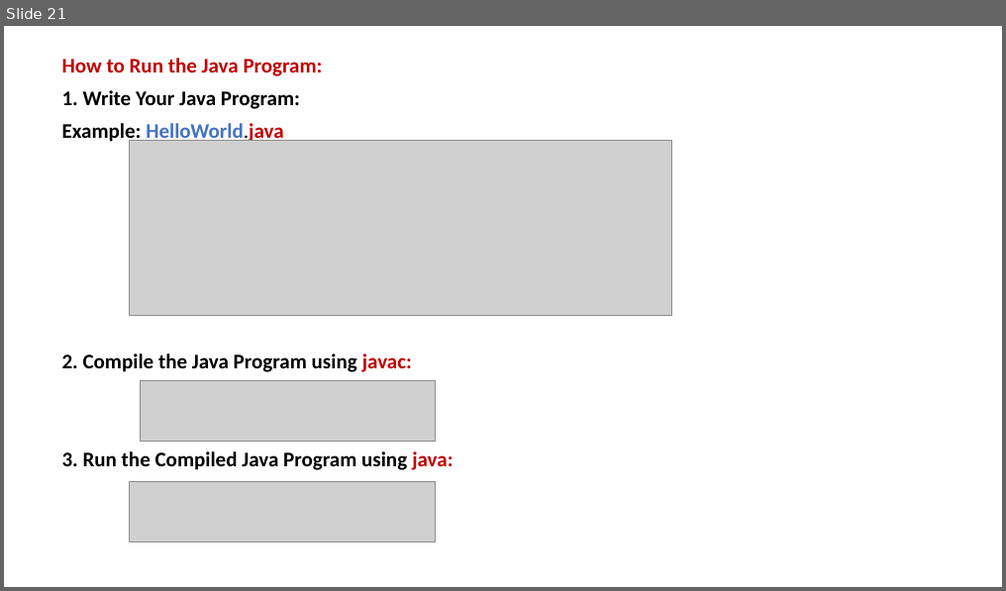
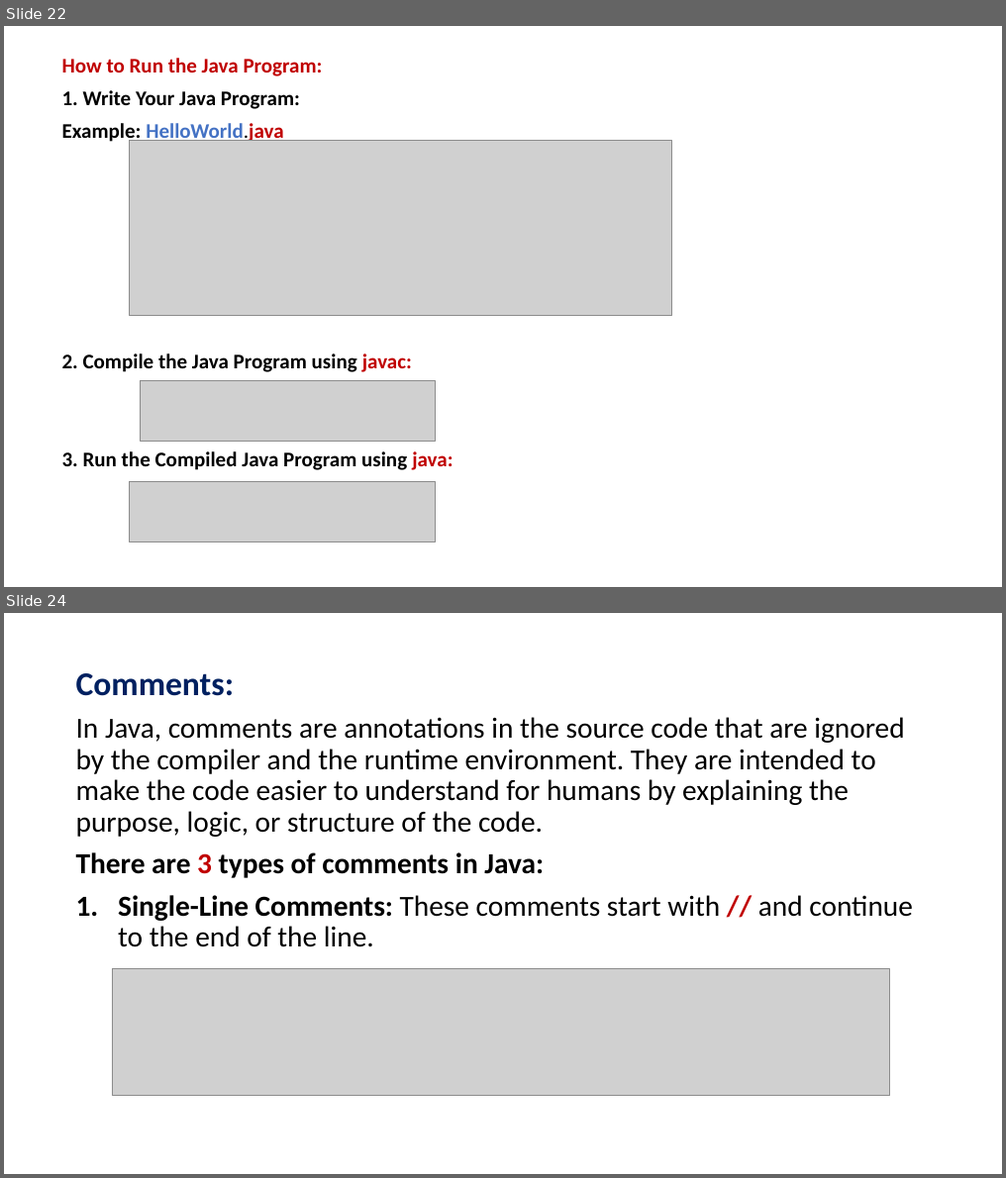
Before and after one commit to PRAMOD-VISHNU-NAIK/MCA-2nd-Sem-Shridevi-College, a slide deck: Theory Class-Notes/Java MCA-2.pptx. Shown one above the other, each under a label of ours: slide 21 before the commit, slides 22 and 24 after it; the slides between them are not shown. The pictures are 1006x591 and 1006x1178 pixels, drawn with LibreOffice and Linux fonts; fonts in the diff are those of the drawing; grey boxes stand for pictures. Boxes give left, top, right and bottom in pixels: in the first picture for what was removed or moved away, otherwise in the second. Text is boxed around its words. In the diff, an @@ line names an element or a change of style, - is before the commit and + after.

```diff
--- a/Theory Class-Notes/Java MCA-2.pptx
+++ b/Theory Class-Notes/Java MCA-2.pptx
@@ slide 24 added at (4,613,1002,1174), background #FFFFFF @@
@@ text added at (76,673,913,948), 28 pt, text #000000 @@
+Comments:
+In Java, comments are annotations in the source code that are ignored by the compiler and the runtime environment. They are intended to make the code easier to understand for humans by explaining the purpose, logic, or structure of the code.
+There are 3 types of comments in Java:
+1. Single-Line Comments: These comments start with // and continue to the end of the line.
@@ picture added at (112,969,890,1096) @@
@@ what was slide 21 is now slide 22 @@
```
Also in this commit, not shown: 3 slides changed, 17 other slides added, 2 other files.
